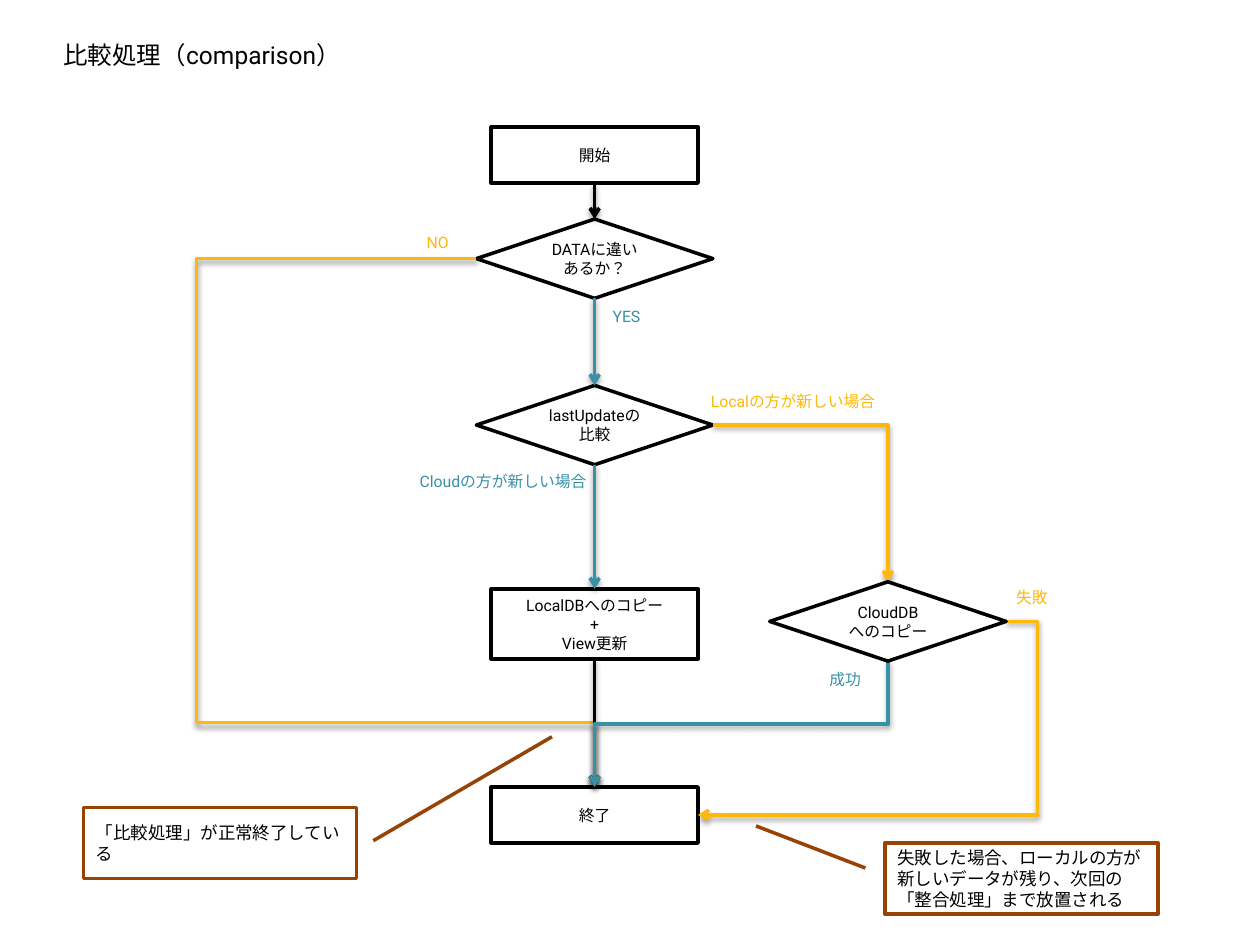
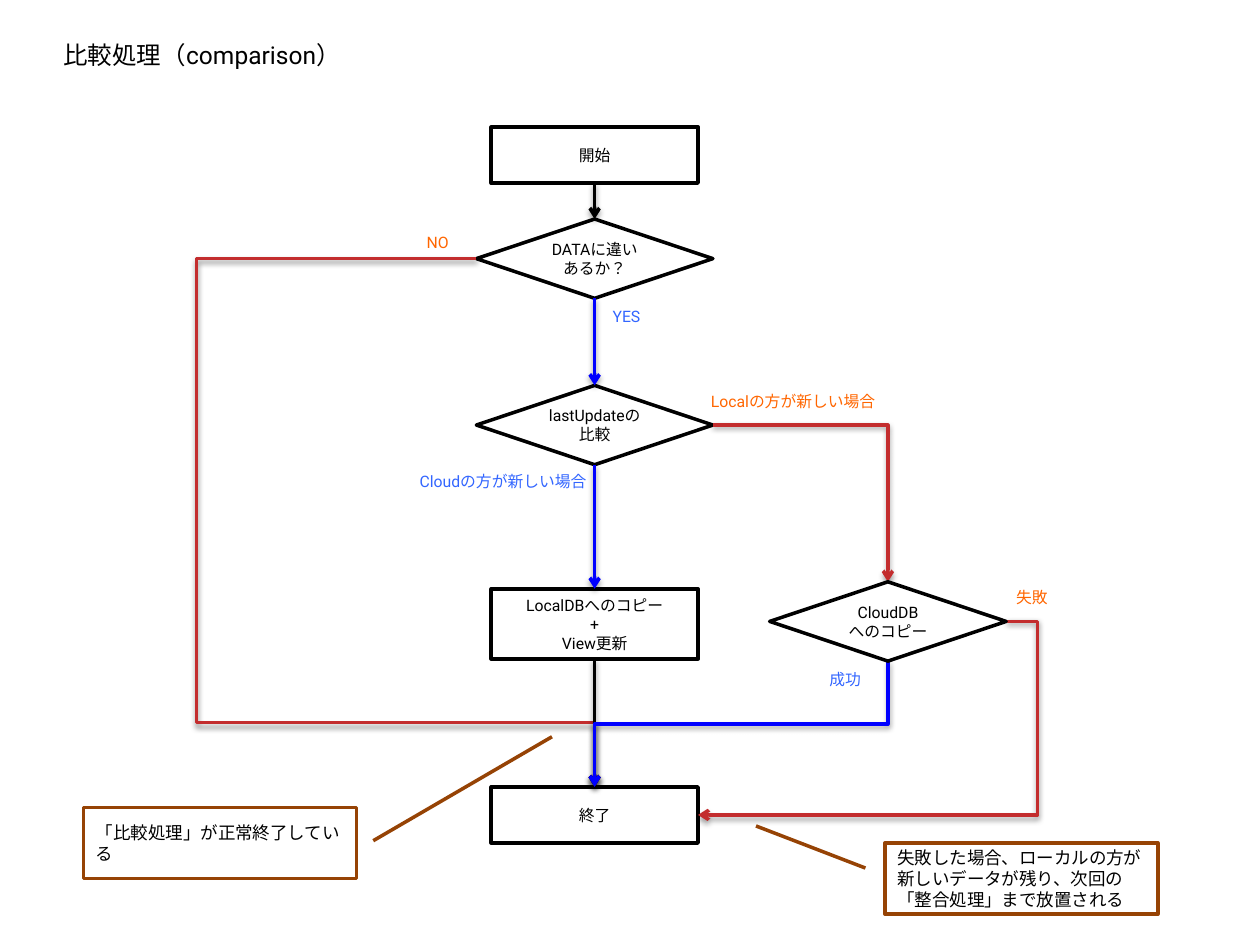
Before and after one commit to furuya02/ToDoApp, a slide deck: slide 44 of doc/ToDoApp.pptx (slide 42 before the commit). Drawn at 1260x945 pixels with LibreOffice and Linux fonts; fonts in the diff are those of the drawing. Boxes give left, top, right and bottom in pixels: in the first picture for what was removed or moved away, otherwise in the second. Text is boxed around its words. In the diff, an @@ line names an element or a change of style, - is before the commit and + after.

```diff
--- a/doc/ToDoApp.pptx
+++ b/doc/ToDoApp.pptx
@@ elbow arrow (476, 258) - (595, 788): stroke #FEB80A 2 pt to #C32D2E 2 pt @@
@@ arrow (595, 299) - (595, 386): stroke #3891A7 2 pt to #0000FF 2 pt @@
@@ text colour #FEB80A to #FF6600 in 3 elements at (427, 236, 449, 248), (1016, 589, 1048, 604), (711, 393, 875, 409) @@
@@ elbow arrow (713, 425) - (888, 582): stroke #FEB80A 2 pt to #C32D2E 2 pt @@
@@ arrow (595, 465) - (595, 588): stroke #3891A7 2 pt to #0000FF 2 pt @@
@@ elbow arrow (1007, 621) - (698, 815): stroke #FEB80A 2 pt to #C32D2E 2 pt @@
@@ elbow arrow (888, 662) - (595, 788): stroke #3891A7 2 pt to #0000FF 2 pt @@
@@ text colour #3891A7 to #3366FF in 3 elements at (613, 310, 641, 322), (420, 473, 587, 489), (829, 671, 861, 686) @@
```
Also in this commit, not shown: 6 other slides changed, 6 slides added, 7 slides removed.
